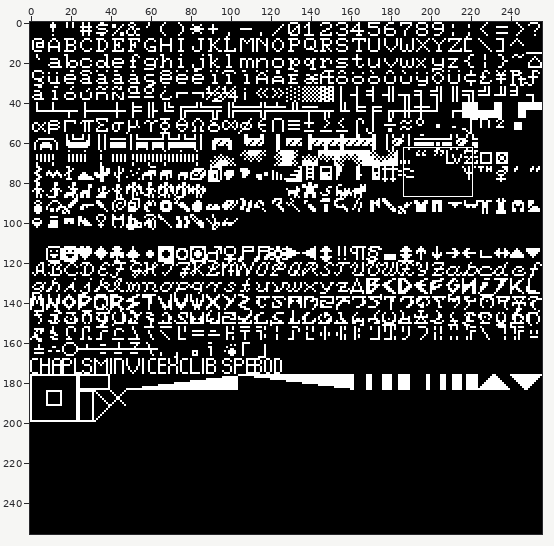
Sprite sheet: mix/fonts/8x8-thin.png. Above: a wide view before the commit, with the close-up outlined.
Close-up. The starting point:
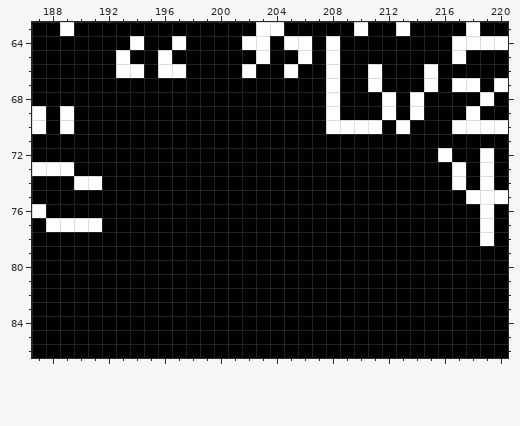
The file is 256x256 pixels. Shown: x 187..220, y 63..86.
Once edited:
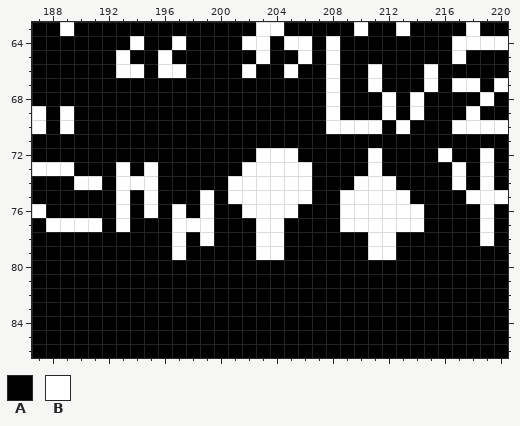
Palette (. is transparent): A #000000  B #ffffff
From old to new:
The author changed colour A to colour B in row 72 at x 203 to 205 and 211; in row 73 at x 193, 195, 202 to 206 and 211; in row 74 at x 193 to 195, 201 to 206 and 210 to 212; in row 75 at x 193, 195, 199, 201 to 206 and 209 to 213; in row 76 at x 193, 195, 197, 199, 202 to 205 and 209 to 214; in row 77 at x 193, 197 to 199, 203 to 204 and 209 to 214.
The author changed colour A to colour B in row 78 at x 197, 199, 203 to 204 and 211 to 212; in row 79 at x 197, 203 to 204 and 211 to 212.
Changed places in both close-ups, as pixel boxes (x1, y1, x2, y2):
changed: (116, 148, 424, 260)
